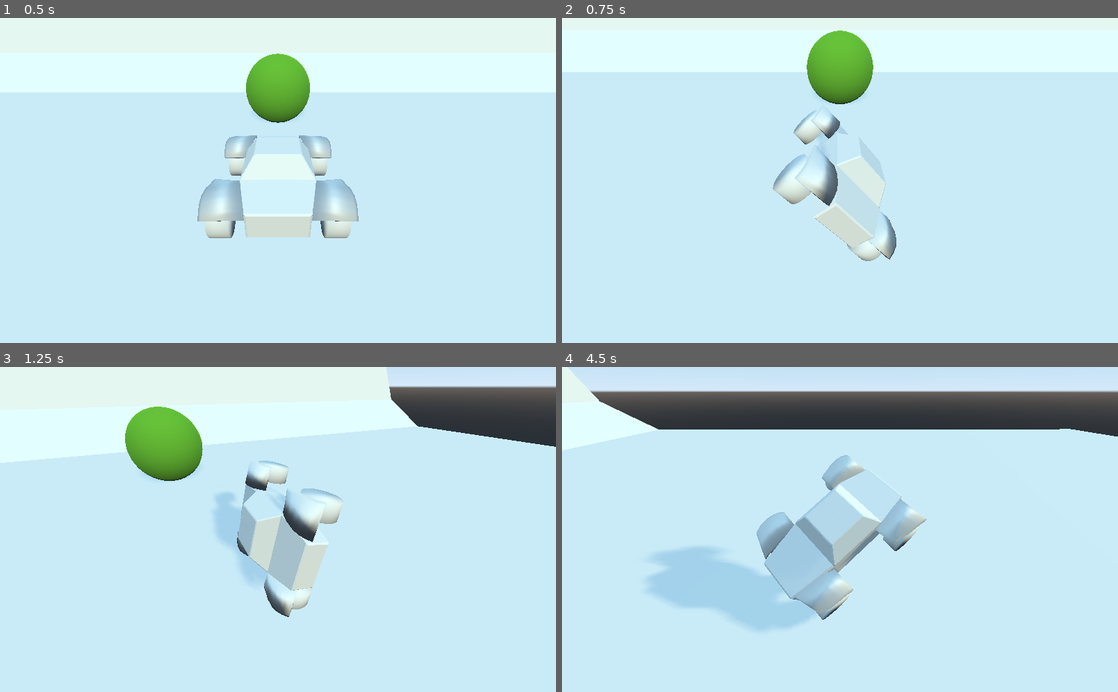
Above: before the commit, frames 1-4 (two rows, left to right).
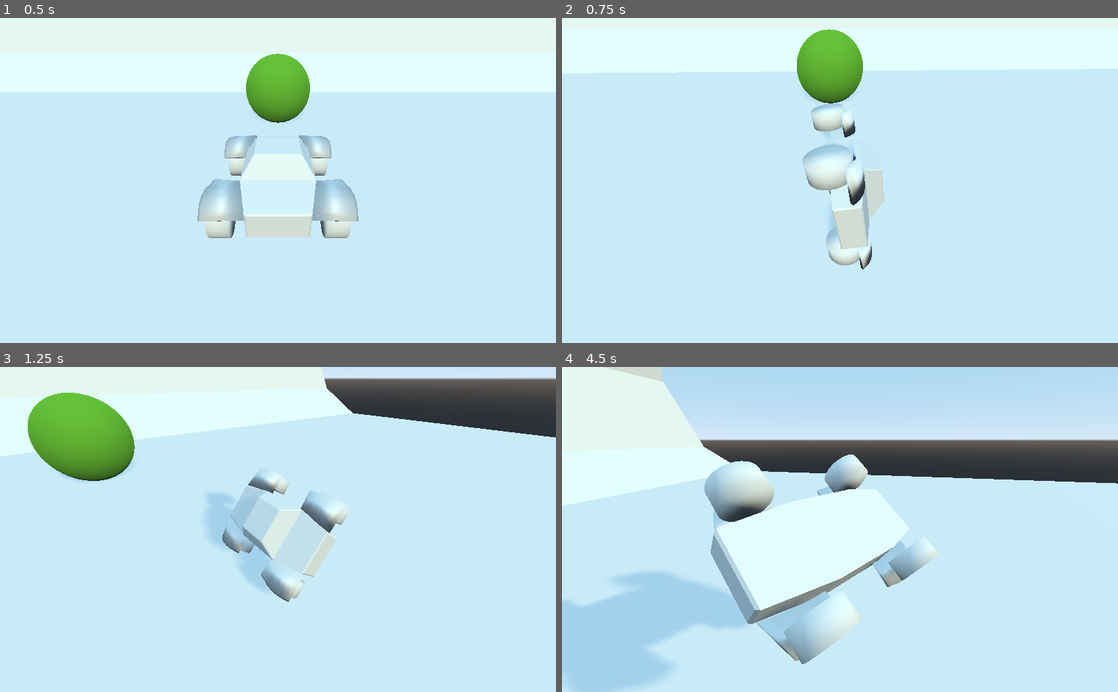
Above: after the commit, the same moments.

Repository: Lurkki14/TorpedoAlliance
Game: Godot game, scene res://Field.tscn
The game is run twice, just before and just after one commit, with the same random seed, the same clock (stepped at 60 frames per second) and the same inputs.
Inputs (mouse positions are in pixels of both pictures, inside the frame that each line leads up to):
- Up to frame 1 (0.5 s): no input
- Up to frame 2 (0.75 s): move the mouse to (962, 164) at 0.52 s; hold E (car_roll_right) from 0.53 s (still down); right-click (962, 164) at 0.6 s
- Up to frame 3 (1.25 s): keep holding E (car_roll_right); right-click (400, 513) at 0.77 s; right-click (400, 513) at 1.07 s
- Up to frame 4 (4.5 s): move the mouse to (728, 545) at 1.27 s; release E (car_roll_right) at 1.28 s; hold Q (car_roll_left) 1.28-2.03 s; click (728, 545) at 1.35 s; right-click (728, 545) at 1.52 s; right-click (728, 545) at 1.55 s; right-click (728, 545) at 1.82 s; move the mouse to (895, 458) at 2.02 s; hold E (car_roll_right) 2.03-2.78 s; right-click (895, 458) at 2.1 s; move the mouse to (812, 594) at 2.77 s; hold S (car_pitch_up) 2.78-3.53 s; click (812, 594) at 2.85 s; right-click (812, 594) at 3.02 s; right-click (812, 594) at 3.05 s; right-click (812, 594) at 3.32 s; move the mouse to (1006, 578) at 3.52 s; hold Q (car_roll_left) from 3.53 s (still down); right-click (1006, 578) at 3.6 s; right-click (1006, 578) at 3.77 s; right-click (1006, 578) at 4.07 s; move the mouse to (673, 480) at 4.27 s; click (673, 480) at 4.35 s

Frame 1 is identical in both runs. In frame 2, 4.3% of the frame differs, in the area x 0-100%, y 3-78%; in frame 3, 15%; in frame 4, 47%, in the area x 0-100%, y 0-100%.

Commit message:
better detection for when car rotation is allowed

Diff:
--- a/VehicleBody.gd
+++ b/VehicleBody.gd
@@ -29,9 +29,20 @@
 export var engine_force_value = 400
 
 func _ready():
+	set_contact_monitor(true)
+	set_max_contacts_reported(1)
 	for node in get_children():
 		if node is VehicleWheel:
 			wheels.append(node)
+
+func body_contact() -> bool:
+	return get_colliding_bodies().size() > 0
+
+func wheel_contact() -> bool:
+	for wheel in wheels:
+		if wheel.is_in_contact():
+			return true
+	return false
 
 func sig(x : float) -> float:
 	return (2 / (1 + exp(-x))) - 1
@@ -88,22 +99,23 @@
 	var ct = countertorque()
 	apply_torque_impulse(ct)
 
-	if Input.is_action_pressed("car_pitch_up") and car_jump < JUMP_LIMIT:
+	if Input.is_action_pressed("car_pitch_up") and not wheel_contact() and not body_contact():
 		apply_torque_impulse(-torque(get_global_transform().basis.x, pitch_force))
 
-	if Input.is_action_pressed("car_pitch_down") and car_jump < JUMP_LIMIT:
+	if Input.is_action_pressed("car_pitch_down") and not wheel_contact() and not body_contact():
 		apply_torque_impulse(torque(get_global_transform().basis.x, pitch_force))
 
-	if Input.is_action_pressed("car_yaw_left") and car_jump < JUMP_LIMIT:
+	# Yaw is allowed if car is on its roof
+	if Input.is_action_pressed("car_yaw_left") and not wheel_contact():
 		apply_torque_impulse(torque(get_global_transform().basis.y, pitch_force))
 
-	if Input.is_action_pressed("car_yaw_right") and car_jump < JUMP_LIMIT:
+	if Input.is_action_pressed("car_yaw_right") and not wheel_contact():
 		apply_torque_impulse(-torque(get_global_transform().basis.y, pitch_force))
 
-	if Input.is_action_pressed("car_roll_right") and car_jump < JUMP_LIMIT:
+	if Input.is_action_pressed("car_roll_right") and not wheel_contact():
 		apply_torque_impulse(torque(get_global_transform().basis.z, pitch_force))
 
-	if Input.is_action_pressed("car_roll_left") and car_jump < JUMP_LIMIT:
+	if Input.is_action_pressed("car_roll_left") and not wheel_contact():
 		apply_torque_impulse(-torque(get_global_transform().basis.z, pitch_force))
 
 	if Input.is_action_pressed("car_steer_left"):
